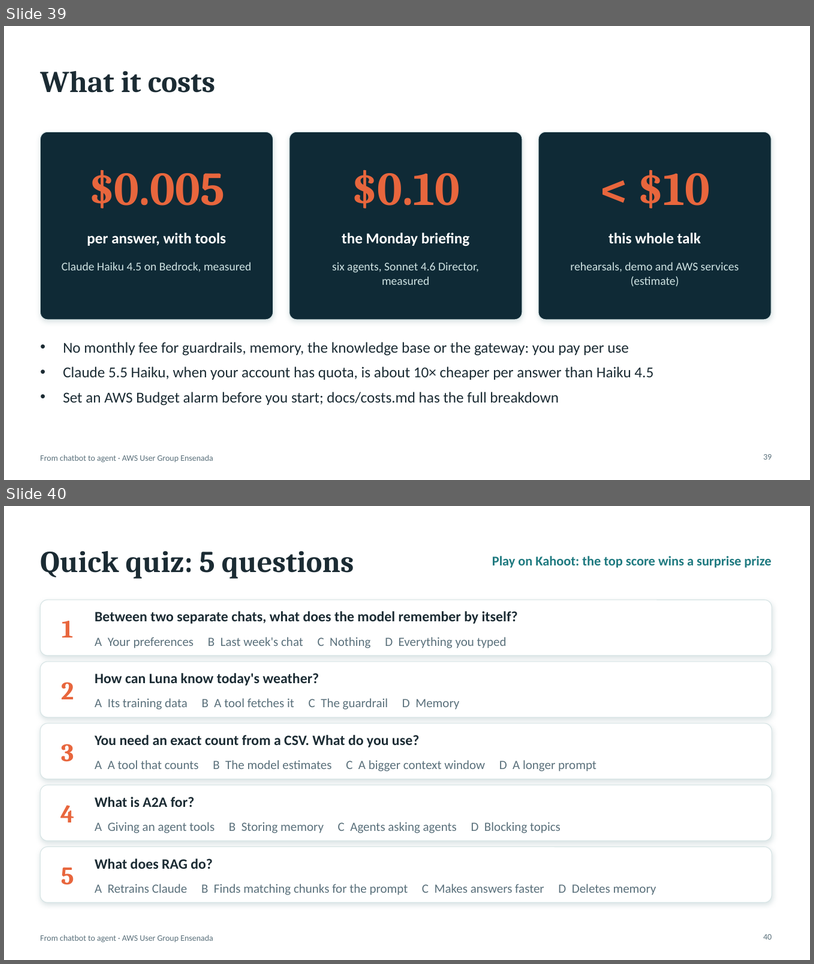
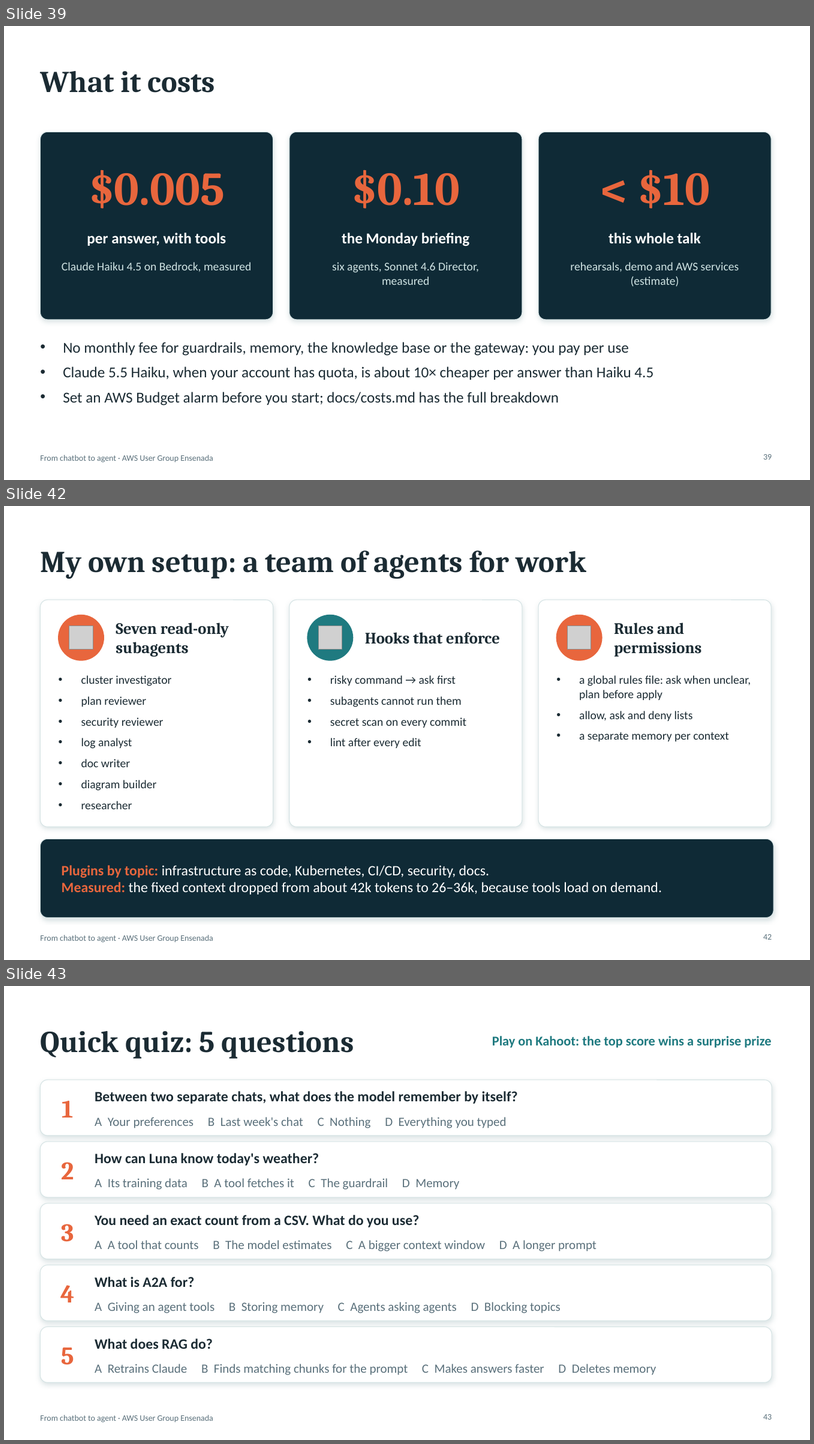
Before and after one commit to aws-ug-ensenada/claude-on-aws-ensenada, a slide deck: docs/slides/claude-on-aws-ensenada.pptx. Shown one above the other, each under a label of ours: slides 39 and 40 before the commit, slides 39, 42 and 43 after it; the slides between them are not shown. The pictures are 814x964 and 814x1444 pixels, drawn with LibreOffice and Linux fonts; fonts in the diff are those of the drawing; grey boxes stand for pictures. Boxes give left, top, right and bottom in pixels: in the first picture for what was removed or moved away, otherwise in the second. Text is boxed around its words. In the diff, an @@ line names an element or a change of style, - is before the commit and + after.

```diff
--- a/docs/slides/claude-on-aws-ensenada.pptx
+++ b/docs/slides/claude-on-aws-ensenada.pptx
@@ slide 42 added at box(4, 506, 810, 960), background #FFFFFF; not listed: 1 template element that a slide beside it also shows @@
@@ title added at box(40, 550, 587, 579), 36 pt, text #1B2B33, bold @@
+My own setup: a team of agents for work
@@ rounded rectangle added at box(40, 600, 273, 826), fill #FFFFFF, outline #D5E3E4 0.75 pt @@
@@ rounded rectangle added at box(290, 600, 522, 826), fill #FFFFFF, outline #D5E3E4 0.75 pt @@
@@ rounded rectangle added at box(539, 600, 771, 826), fill #FFFFFF, outline #D5E3E4 0.75 pt @@
@@ ellipse added at box(59, 615, 104, 660), fill #E8663D, outline #E8663D 1 pt @@
@@ picture added at box(69, 626, 93, 649) @@
@@ text added at box(116, 622, 229, 657), 19 pt, text #1B2B33, bold @@
+Seven read-only subagents
@@ ellipse added at box(308, 615, 353, 660), fill #1F7A80, outline #1F7A80 1 pt @@
@@ picture added at box(318, 626, 342, 649) @@
@@ ellipse added at box(557, 615, 602, 660), fill #E8663D, outline #E8663D 1 pt @@
@@ picture added at box(568, 626, 591, 649) @@
@@ text added at box(614, 622, 702, 657), 19 pt, text #1B2B33, bold @@
+Rules and permissions
@@ text added at box(365, 632, 500, 644), 19 pt, text #1B2B33, bold @@
+Hooks that enforce
@@ text added at box(81, 675, 171, 809), 14 pt, text #1B2B33 @@
+• cluster investigator
+• plan reviewer
+• security reviewer
+• log analyst
+• doc writer
+• diagram builder
+• researcher
@@ text added at box(330, 675, 467, 748), 14 pt, text #1B2B33 @@
+• risky command → ask first
+• subagents cannot run them
+• secret scan on every commit
+• lint after every edit
@@ text added at box(579, 675, 752, 741), 14 pt, text #1B2B33 @@
+• a global rules file: ask when unclear, plan before apply
+• allow, ask and deny lists
+• a separate memory per context
@@ rounded rectangle added at box(40, 839, 774, 918), fill #0F2A36, outline #D5E3E4 0.75 pt @@
@@ text added at box(62, 865, 662, 894), 17 pt, text #FFFFFF @@
+Plugins by topic: infrastructure as code, Kubernetes, CI/CD, security, docs.
+Measured: the fixed context dropped from about 42k tokens to 26–36k, because tools load on demand.
@@ page number added at box(764, 934, 772, 939), 10 pt, text #5A707B @@
+42
@@ what was slide 40 is now slide 43 @@
@@ page number at box(764, 1414, 772, 1419): text changed @@
-40
+43
```
Also in this commit, not shown: 2 other slides added, 8 other files.
